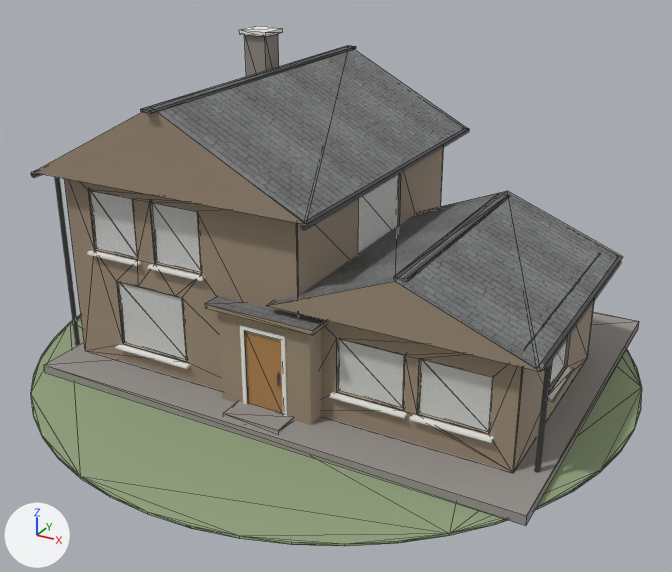
Before and after pictures for a commit that changed the glTF model public/models/house.glb.
The view is the same before and after, from a 50 mm camera at (11.58, -20.53, 12.31) aimed at (0.66, -0.67, 2.39). The axes (+X, +Y, +Z) are drawn at lower left. The lights are the same throughout. The older version comes first. Mesh edges are drawn as thin lines on the coarser meshes. Where no turn or scale is listed for an object, it has been applied to the vertices. Vertices at exactly the same position are counted once.

The first picture shows 'door', 'entry', 'entry_roof', 'main', 'plinth', 'plinth_lawn', 'roof_main', 'roof_wing', 'w2_g', 'w3_g', 'w6_g', 'w7_g', 'wing' and 27 more.
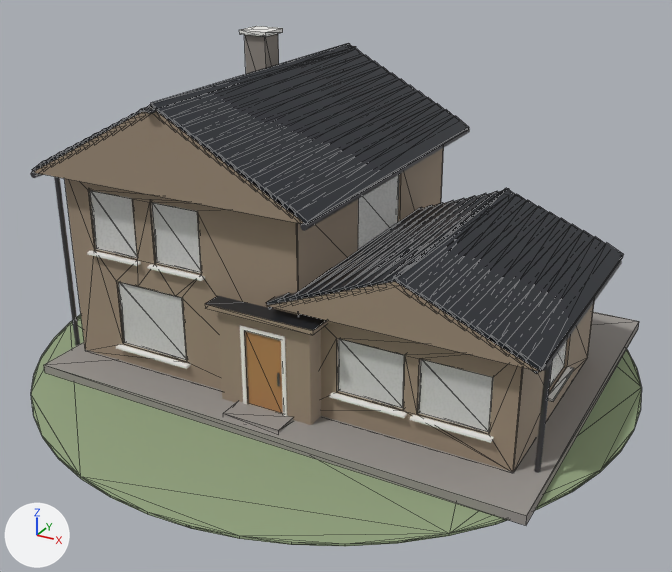
Pixel boxes [x1, y1, x2, y2] of what changed, in the pictures (672 x 572 px):
'roof_main', reshaped
    before: [35, 46, 466, 223]
    after: [32, 43, 469, 224]
'roof_wing', reshaped
    before: [266, 191, 623, 372]
    after: [266, 188, 624, 374]
'entry_roof', surface changed (grey to black)
    both: [205, 296, 325, 333]
part 1 of me_roof_main_002, added
    after: [32, 43, 469, 224]
part 2 of me_roof_wing_002, added
    after: [266, 188, 624, 374]

Edits to the bpy script that builds the scene:
```text
Change mat_roof:
    remove # nodes: BsdfPrincipled, Math, NormalMap, OutputMaterial, SeparateColor, TexImage x3
    remove # uses the picture img_tmp20hoilka
    remove # uses the picture img_tmpew_1ta8u
    remove # uses the picture img_tmpvfb3uu05
    nodes: BsdfPrincipled, OutputMaterial
    colours: dark grey #3c3f45
Change me_roof_main_002:
    used by ob_roof_main; location = (0.0, 0.0, 0.0)
    remove me_roof_main_002.from_pydata(...)  # 12 vertices, 16 faces; spans x -6.25..1.85, y -4.17..5.37, z 5.43..7.54
    add me_roof_main_002.from_pydata(...)  # 428 vertices, 640 faces; spans x -6.27..1.87, y -4.17..5.37, z 5.34..7.63
    me_roof_main_002 part 1: 416 vertices added at x -6.27..1.87, y -4.15..5.35, z 5.34..7.63
Change me_roof_wing_002:
    used by ob_roof_wing; location = (0.0, 0.0, 0.0)
    remove me_roof_wing_002.from_pydata(...)  # 12 vertices, 16 faces; spans x 0.6..7.2, y -3.98..3.18, z 3.13..4.44
    add me_roof_wing_002.from_pydata(...)  # 332 vertices, 496 faces; spans x 0.59..7.21, y -3.98..3.18, z 3.05..4.53
    me_roof_wing_002 part 2: 320 vertices added at x 0.59..7.21, y -3.95..3.15, z 3.05..4.53
```
